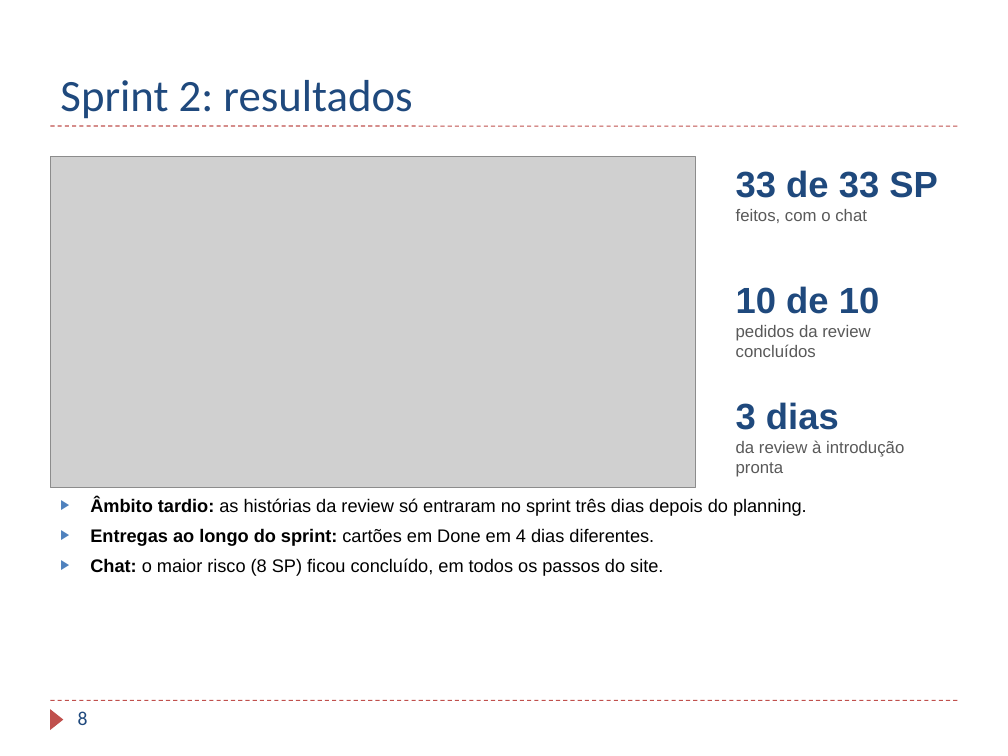
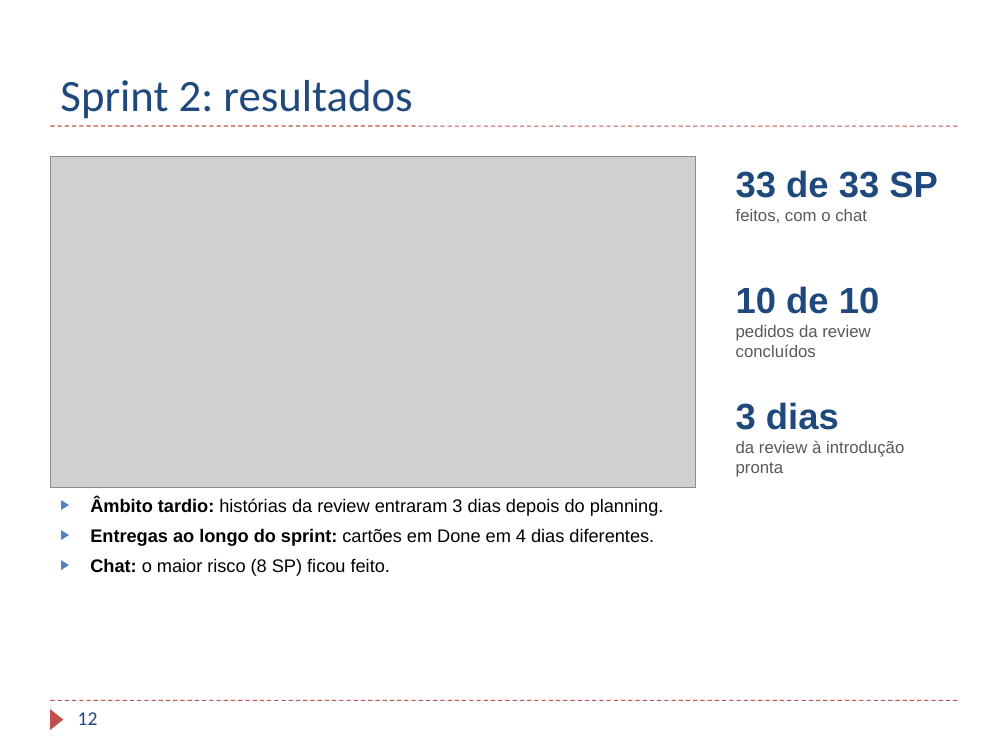
Before and after one commit to TaniaBmGuedes/MDS-TP4, a slide deck: slide 12 of entrega/07_Apresentacao_Final.pptx (slide 8 before the commit). Drawn at 1008x756 pixels with LibreOffice and Linux fonts; fonts in the diff are those of the drawing; grey boxes stand for pictures; background and template pictures are left out. Boxes give left, top, right and bottom in pixels: in the first picture for what was removed or moved away, otherwise in the second. Text is boxed around its words. In the diff, an @@ line names an element or a change of style, - is before the commit and + after.

```diff
--- a/entrega/07_Apresentacao_Final.pptx
+++ b/entrega/07_Apresentacao_Final.pptx
@@ text at (90,498,664,516): text changed @@
-▶ Âmbito tardio: as histórias da review só entraram no sprint três dias depois do planning.
+▶ Âmbito tardio: histórias da review entraram 3 dias depois do planning.
@@ text at (90,558,390,576): text changed @@
-▶ Chat: o maior risco (8 SP) ficou concluído, em todos os passos do site.
+▶ Chat: o maior risco (8 SP) ficou feito.
@@ page number at (78,712,98,725): text changed @@
-8
+12
```
Also in this commit, not shown: 6 other slides changed, 4 slides added.
